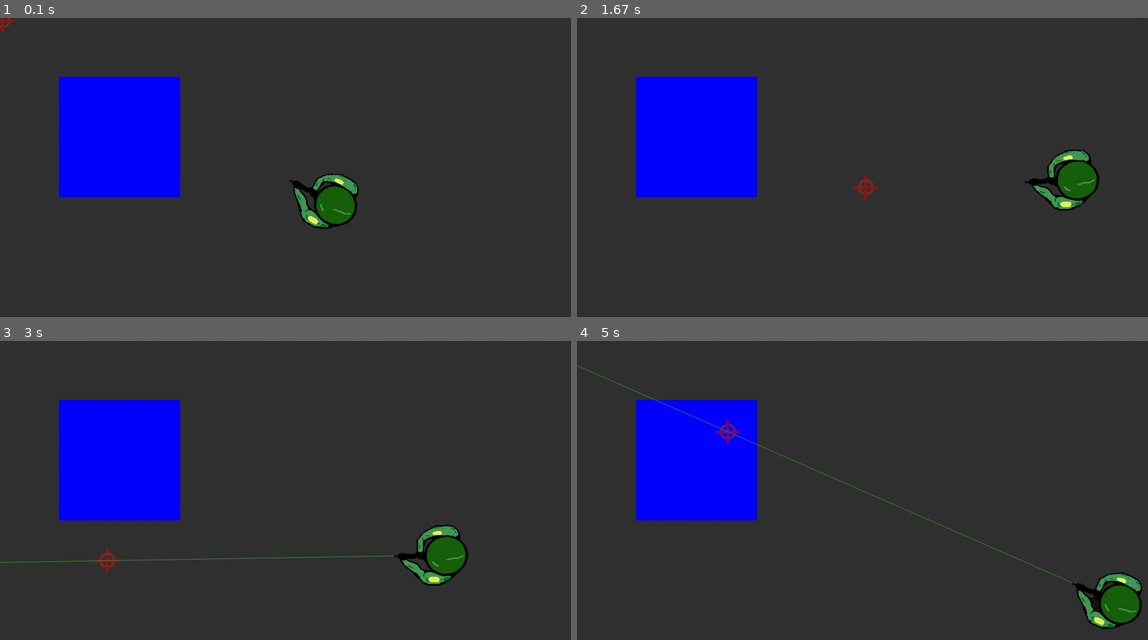
Above: before the commit, frames 1-4 (two rows, left to right).
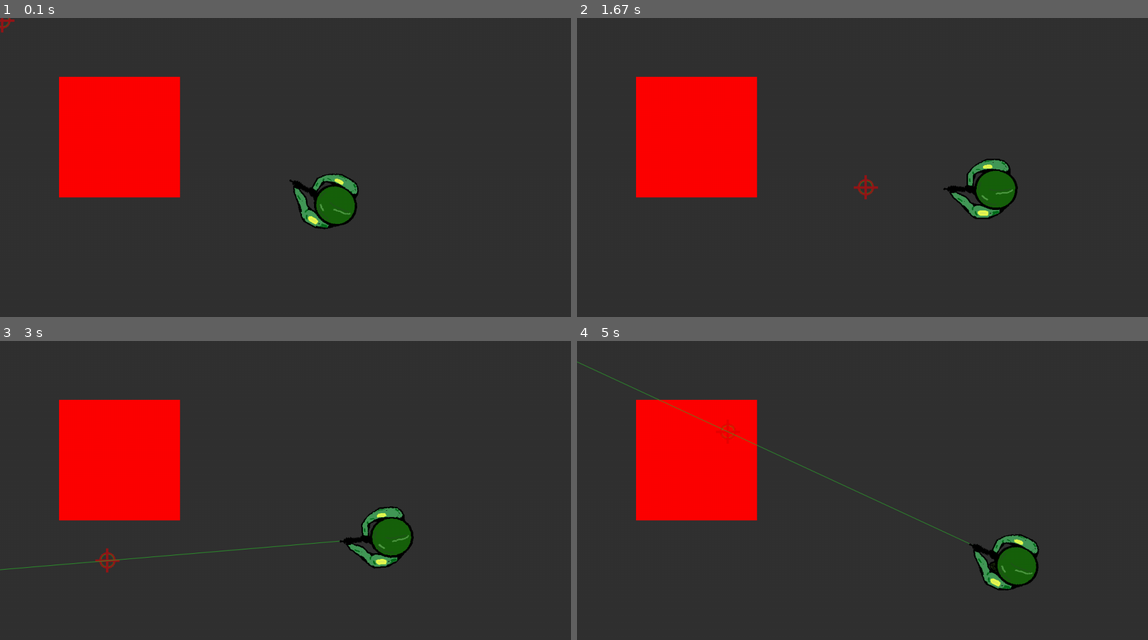
Above: after the commit, the same moments.

Repository: maxhayes/Basic-pygame-trig-test
Game: pygame game, started from MAIN.py
The game is run twice, just before and just after one commit, with the same random seed, the same clock (stepped at 60 frames per second) and the same inputs.
Inputs (mouse positions are in pixels of both pictures, inside the frame that each line leads up to):
- Up to frame 1 (0.1 s): no input
- Up to frame 2 (1.67 s): hold D 0.33-0.8 s; move the mouse to (839, 179) at 0.37 s; hold W 0.83-1.13 s; move the mouse to (1045, 158) at 0.87 s; hold D 1.17-1.63 s; move the mouse to (868, 188) at 1.2 s
- Up to frame 3 (3 s): hold A 1.67-2.2 s; move the mouse to (148, 493) at 1.7 s; tap T at 1.82 s; hold S 2.23-2.53 s; move the mouse to (342, 556) at 2.27 s; hold A 2.57-2.97 s; move the mouse to (108, 562) at 2.6 s
- Up to frame 4 (5 s): hold W 3-3.37 s; move the mouse to (948, 385) at 3.03 s; tap T at 3.15, 4.55 s; hold D 3.4-4.03 s; move the mouse to (1073, 595) at 3.43 s; click (714, 379) at 4.12 s; hold S 4.4-4.77 s; click (873, 388) at 4.48 s; hold A from 4.8 s (still down); click (725, 430) at 4.88 s

The runs differ from the first frame. In frame 1, 8.6% of the frame differs, in the area x 10-32%, y 19-61%; in frame 2, 12%; in frame 3, 12%; in frame 4, 12%, in the area x 0-99%, y 6-97%.

Commit message:
added a block, will test collision box of player.

Diff:
--- a/MAIN.py
+++ b/MAIN.py
@@ -6,6 +6,7 @@
 from pygame.locals import *
 from modules.constants import *
 from modules.player_class import *
+from modules.block_class import *
 from modules.event_handling import *
 
 import pygame.mixer
@@ -14,6 +15,7 @@
 
 # create game objects:
 player = Player(player_image, res_x/2, res_y/2)
+block = Block(RED, 122, 122, 250,250)
 
 # create event/actions & conductor using event_handling
 exes = []
@@ -47,14 +49,13 @@
 
     # draw background
     screen.blit(background, (0,0))
-    box = pygame.Rect(122, 122, 250,250)
-    pygame.draw.rect(screen, BLUE, box, 0) # creates box to play with transparency
 
     # draw objects
+    all_sprites_list.draw(screen)
     Mx, My = pygame.mouse.get_pos()
     screen.blit(crosshair, (Mx - cursor_size[0]/2, My - cursor_size[1]/2))
     player.draw()
-    all_sprites_list.draw(screen)
+
 
     # update screen
     pygame.display.flip()
--- /dev/null
+++ b/modules/block_class.py
@@ -0,0 +1,29 @@
+import pygame
+from modules.constants import *
+
+
+
+class Block(pygame.sprite.Sprite):
+    def __init__(self, color, posx, posy, width, height):
+        pygame.sprite.Sprite.__init__(self)
+
+        # internalize vars:
+        self.color = color
+        self.posx, self.posy = posx, posy
+        self.width, self.height = width, height
+
+
+        # draw the surface
+        self.image = pygame.Surface([self.width, self.height])
+        self.image.fill(self.color)
+        self.rect = self.image.get_rect()
+
+        # position the surface
+        self.rect.x, self.rect.y = self.posx, self.posy
+
+        # add to lists:
+        all_sprites_list.add(self)
+        block_list.add(self)
+
+    def move(self):
+        pass
--- a/modules/constants.py
+++ b/modules/constants.py
@@ -37,13 +37,15 @@
 PLAYER_SPEED_b = 2.5
 PLAYER_SPEED_a = 1.5
 WALKING_SPEED = 9
-RECOIL_SPEED = 2
+RECOIL_SPEED = 1
 
 
 
 # lists
 all_sprites_list = pygame.sprite.Group()
+all_sprites_list = pygame.sprite.Group()
 player_list = pygame.sprite.Group()
+block_list = pygame.sprite.Group()
 
 # sizes
 
--- a/modules/player_class.py
+++ b/modules/player_class.py
@@ -50,7 +50,7 @@
 
 
         # add object to lists
-        all_sprites_list.add(self)
+        #all_sprites_list.add(self)
         player_list.add(self)
 
     # --- define class methods --- #
@@ -223,9 +223,11 @@
     def draw(self):
 
         self.move()
-        screen.blit(self.image, (self.rect.x, self.rect.y))
+
 
         if self.moving:
             screen.blit(self.feet_image, (self.rect.x, self.rect.y))
         if self.laser_state:
             self.draw_laser()
+
+        screen.blit(self.image, (self.rect.x, self.rect.y))
